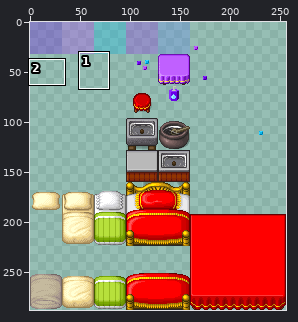
Sprite sheet -- homemade-tiles/Mattress.png. The first picture is a wide view before the edit; the outline marks the close-up.
Close-up. The starting point:
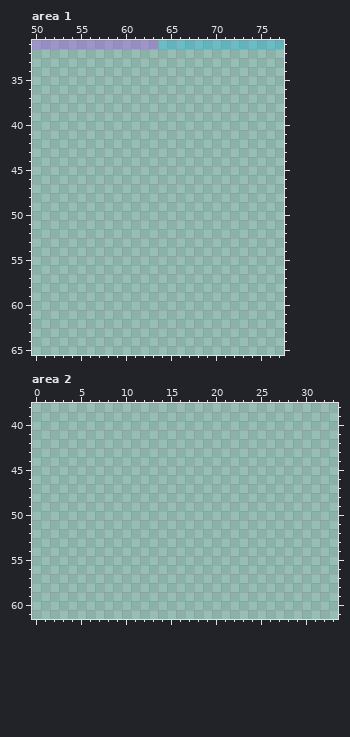
The file is 256x288 pixels. Pixels under 10% opacity are left out. Colours within 5 levels of each other are drawn and written as one. Shown: area 1: x 50..77, y 31..65; area 2: x 0..33, y 38..61.
After the commit:
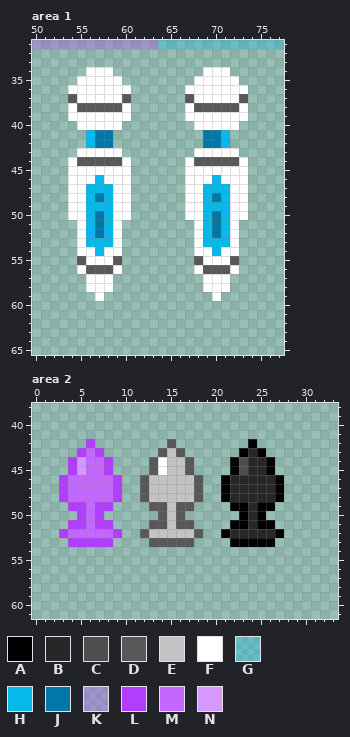
Palette (. is transparent): A #000000  B #292627  C #4e4e4e  D #58575a  E #c3c3c3  F #ffffff  G #03b9eb4c  H #05b9ec  J #0076a9  K #b239ff4c  L #b03dff  M #c467ff  N #d598ff
Message: add buttplugs and magic wand
Change:
--- area 1
@@ x 50..77 @@
 33 ............................
-34 ............................
-35 ............................
-36 ............................
-37 ............................
-38 ............................
-39 ............................
-40 ............................
-41 ............................
-42 ............................
-43 ............................
-44 ............................
-45 ............................
-46 ............................
-47 ............................
-48 ............................
-49 ............................
-50 ............................
-51 ............................
-52 ............................
-53 ............................
-54 ............................
-55 ............................
-56 ............................
-57 ............................
-58 ............................
-59 ............................
+34 ......FFF..........FFF......
+35 .....FFFFF........FFFFF.....
+36 ....FFFFFFF......FFFFFFF....
+37 ....DFFFFFD......DFFFFFD....
+38 ....FDDDDDF......FDDDDDF....
+39 ....FFFFFFF......FFFFFFF....
+40 .....FFFFF........FFFFF.....
+41 ......HJJ..........JJH......
+42 ......HJJ..........JJH......
+43 .....FFFFF........FFFFF.....
+44 ....FDDDDDF......FDDDDDF....
+45 ....FFFFFFF......FFFFFFF....
+46 ....FFFHFFF......FFFHFFF....
+47 ....FFHHHFF......FFHHHFF....
+48 ....FFHJHFF......FFHJHFF....
+49 ....FFHHHFF......FFHHHFF....
+50 ....FFHJHFF......FFHJHFF....
+51 .....FHJHF........FHJHF.....
+52 .....FHJHF........FHJHF.....
+53 .....FHHHF........FHHHF.....
+54 .....FFHFF........FFHFF.....
+55 .....DFFFD........DFFFD.....
+56 .....FDDDF........FDDDF.....
+57 ......FFF..........FFF......
+58 ......FFF..........FFF......
+59 .......F............F.......
 60 ............................
--- area 2
@@ x 0..33 @@
 41 ..................................
-42 ..................................
-43 ..................................
-44 ..................................
-45 ..................................
-46 ..................................
-47 ..................................
-48 ..................................
-49 ..................................
-50 ..................................
-51 ..................................
-52 ..................................
-53 ..................................
+42 ......L........D........A.........
+43 .....LML......DED......ABA........
+44 ....LNMML....DFEED....ACBBA.......
+45 ....LNMML....DFEED....ACBBA.......
+46 ...LMMMMML..DEEEEED..ABBBBBA......
+47 ...LMMMMML..DEEEEED..ABBBBBA......
+48 ...LMMMMML..DEEEEED..ABBBBBA......
+49 ....LLMLL....DDEDD....AABAA.......
+50 .....LML......DED......ABA........
+51 ....LLMLL....DDEDD....AABAA.......
+52 ...LMMMMML..DEEEEED..ABBBBBA......
+53 ....LLLLL....DDDDD....AAAAA.......
 54 ..................................
